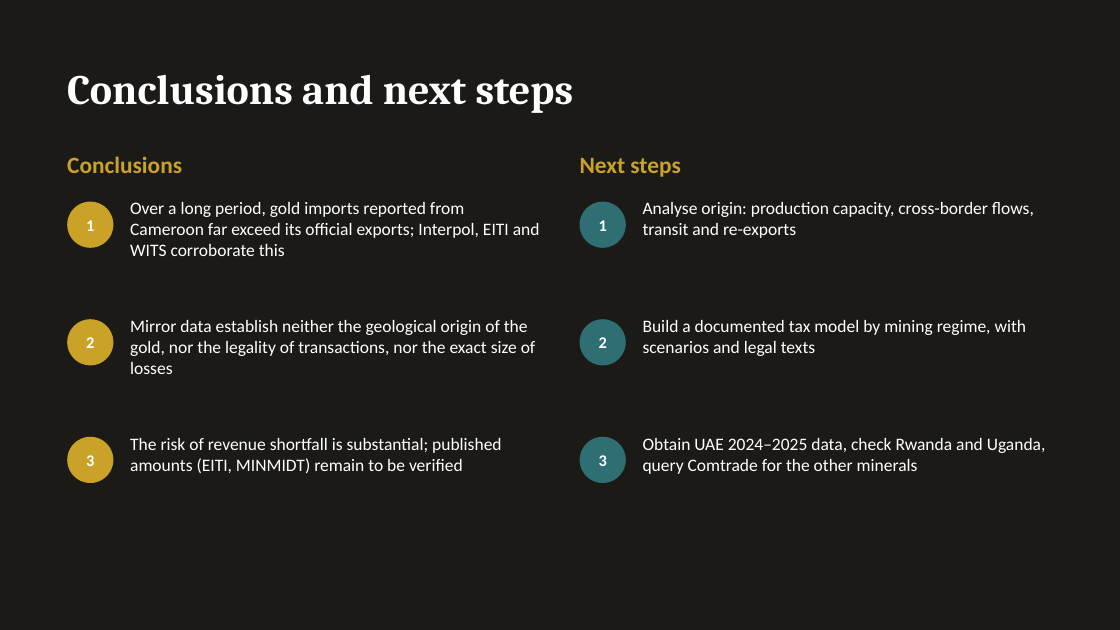
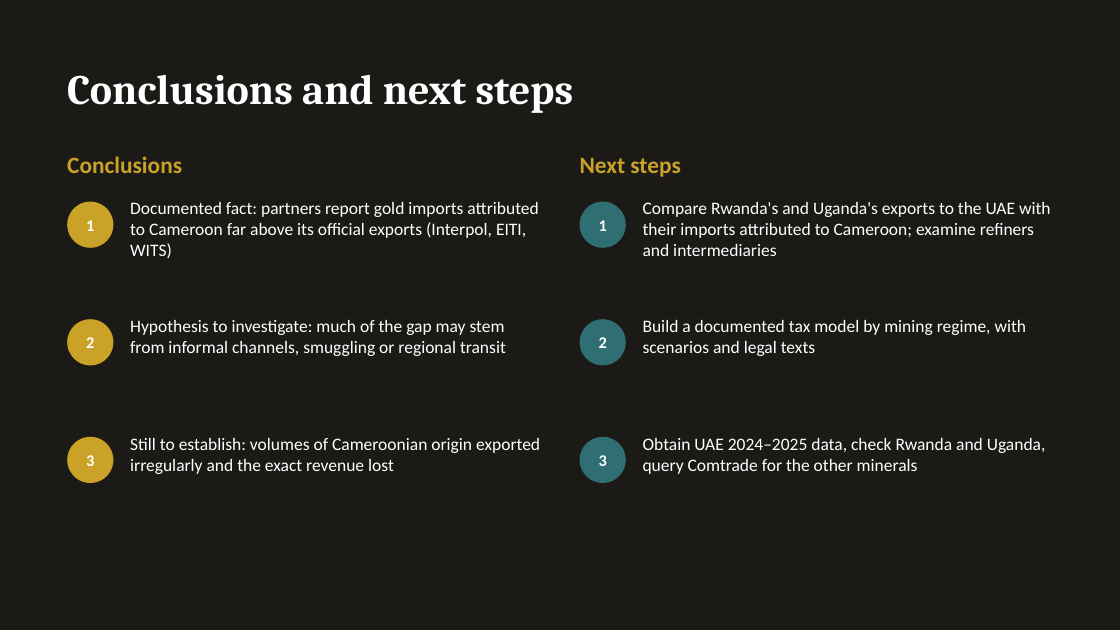
Before and after one commit to boujieka/Boujieka, a slide deck: slide 18 of docs/presentation/Cameroon_mineral_flows_2000-2025_EN.pptx (slide 17 before the commit). Drawn at 1120x630 pixels with LibreOffice and Linux fonts; fonts in the diff are those of the drawing. Boxes give left, top, right and bottom in pixels: in the first picture for what was removed or moved away, otherwise in the second. Text is boxed around its words. In the diff, an @@ line names an element or a change of style, - is before the commit and + after.

```diff
--- a/docs/presentation/Cameroon_mineral_flows_2000-2025_EN.pptx
+++ b/docs/presentation/Cameroon_mineral_flows_2000-2025_EN.pptx
@@ text at <box>130,202,538,258</box>: text changed @@
-Over a long period, gold imports reported from Cameroon far exceed its official exports; Interpol, EITI and WITS corroborate this
+Documented fact: partners report gold imports attributed to Cameroon far above its official exports (Interpol, EITI, WITS)
@@ text at <box>643,202,1051,256</box>: text changed @@
-Analyse origin: production capacity, cross-border flows, transit and re-exports
+Compare Rwanda's and Uganda's exports to the UAE with their imports attributed to Cameroon; examine refiners and intermediaries
@@ text at <box>130,320,506,356</box>: text changed @@
-Mirror data establish neither the geological origin of the gold, nor the legality of transactions, nor the exact size of losses
+Hypothesis to investigate: much of the gap may stem from informal channels, smuggling or regional transit
@@ text at <box>130,438,540,474</box>: text changed @@
-The risk of revenue shortfall is substantial; published amounts (EITI, MINMIDT) remain to be verified
+Still to establish: volumes of Cameroonian origin exported irregularly and the exact revenue lost
```
Also in this commit, not shown: 8 other slides changed, 2 slides added, 4 other files.
